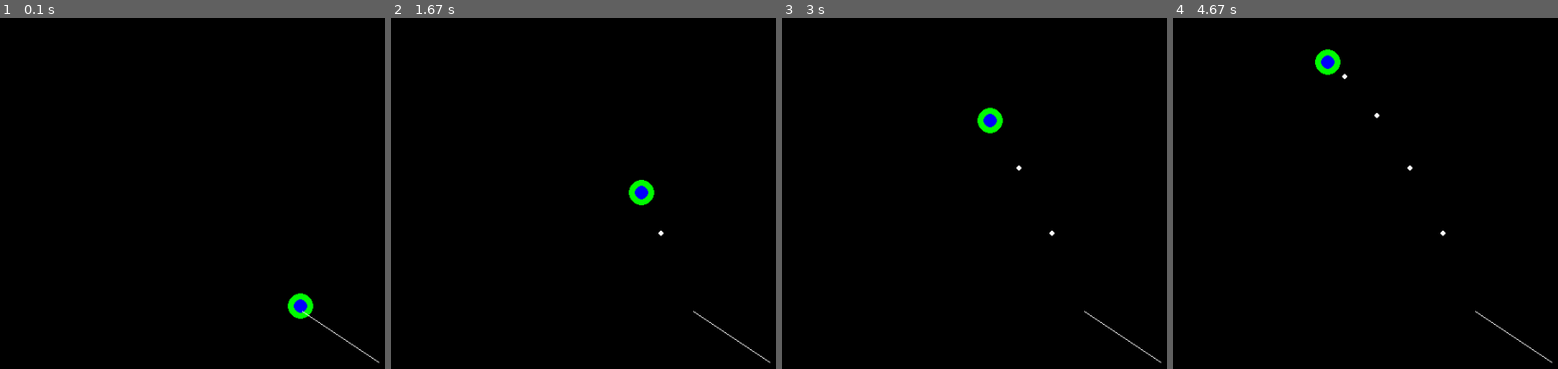
Above: before the commit, frames 1-4 (left to right).
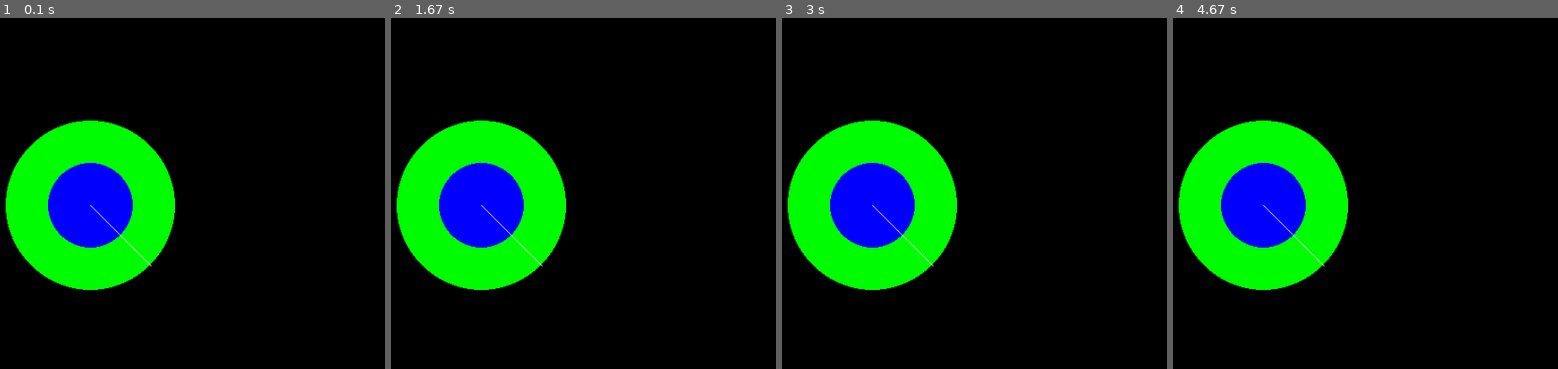
Above: after the commit, the same moments.

Repository: Helumpago/SimplePhysics
Game: pygame game, started from main.py
The game is run twice, just before and just after one commit, with the same random seed, the same clock (stepped at 60 frames per second) and the same inputs.
Inputs:
- Up to frame 1 (0.1 s): no input
- Up to frame 2 (1.67 s): no input
- Up to frame 3 (3 s): no input
- Up to frame 4 (4.67 s): no input

The runs differ from the first frame. In frame 1, 17% of the frame differs, in the area x 1-99%, y 29-99%; in frame 2, 17%; in frame 3, 17%; in frame 4, 17%, in the area x 1-99%, y 8-99%.

Commit message:
Working state just prior to making major change to how events are organized.

Diff:
--- a/main.py
+++ b/main.py
@@ -36,14 +36,19 @@
 	vel = event.owner.velocity
 	event.owner.velocity = (vel[0], vel[1] + 9.81 * event.dt/1000)
 
+def zoom(event):
+	scale = event.owner.scale.getValue()
+	event.owner.scale.setValue(scale + event.dt/10000)
+
 w = PygameModel(fps = 60)
-v = PygameView(parent = w, scale = 1.5, size = (1000, 500))
+v = PygameView(parent = w, scale = 10, size = (1000, 500))
 c = Ball(parent = v, Name = "Main", pos = (0, 0), radius = 10, color = (0, 255, 0), velocity = (-25, -65))
 Ball(parent = c, color = (0, 0, 255), radius = 5, Name = "Center")
-PygameLine(parent = v, color = (255, 255, 255), pos = (0, 0), size = (60, 40))
+PygameLine(parent = v, color = (255, 255, 255), pos = (0, 0), size = (7.071, 7.071))
 
-c.onStep.regcb(setPos)
-c.onStep.regcb(gravity)
+# c.onStep.regcb(setPos)
+# c.onStep.regcb(gravity)
+# v.onStep.regcb(zoom)
 
 w.events.getFirst("QUIT").regcb(v.close)
 w.start()
--- a/pygame_view.py
+++ b/pygame_view.py
@@ -20,7 +20,7 @@
 	def __init__(self, parent = None, Name = "PygameView", size = (256, 256), pos = (0, 0), scale = 1):
 		View.__init__(self, parent = parent, Name = Name, size = size, pos = pos, scale = scale)
 		## Adjust camera position so that it is focused at the center of the view ##
-		self.pos.setValue((self.pos.getValue()[0] + self.size.getValue()[0]/2, self.pos.getValue()[1] + self.size.getValue()[1]/2))
+		self.pos.setValue(((self.pos.getValue()[0] + self.size.getValue()[0]/2) / self.scale.getValue(), (self.pos.getValue()[1] + self.size.getValue()[1]/2) / self.scale.getValue()))
 		self.window = None # Reference to the Pygame window
 
 	"""
